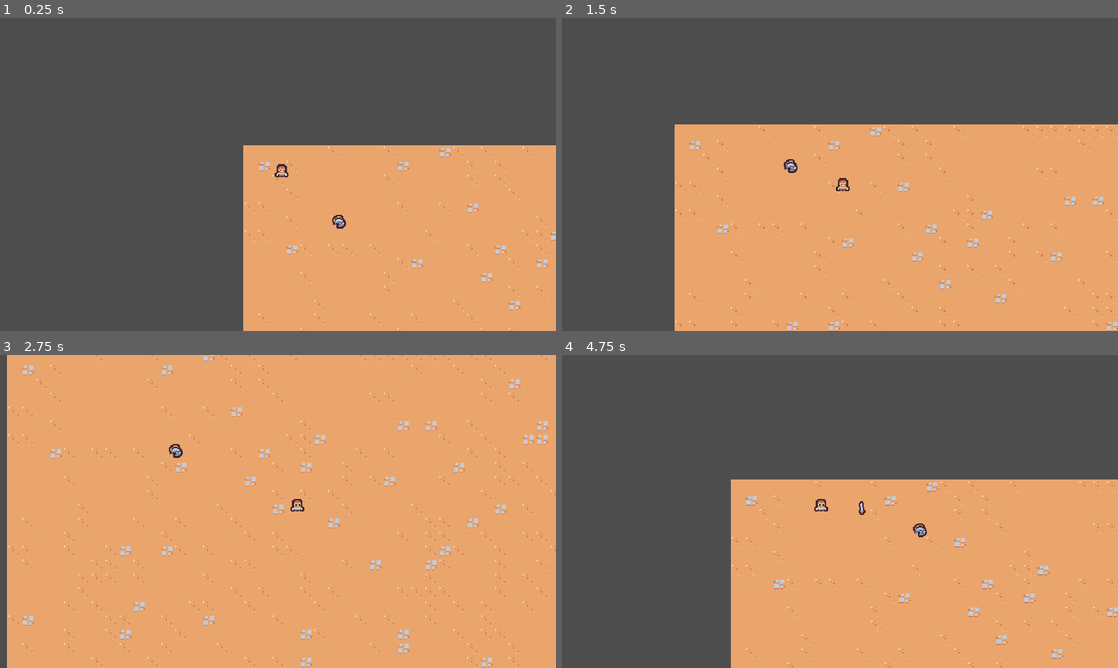
Above: before the commit, frames 1-4 (two rows, left to right).
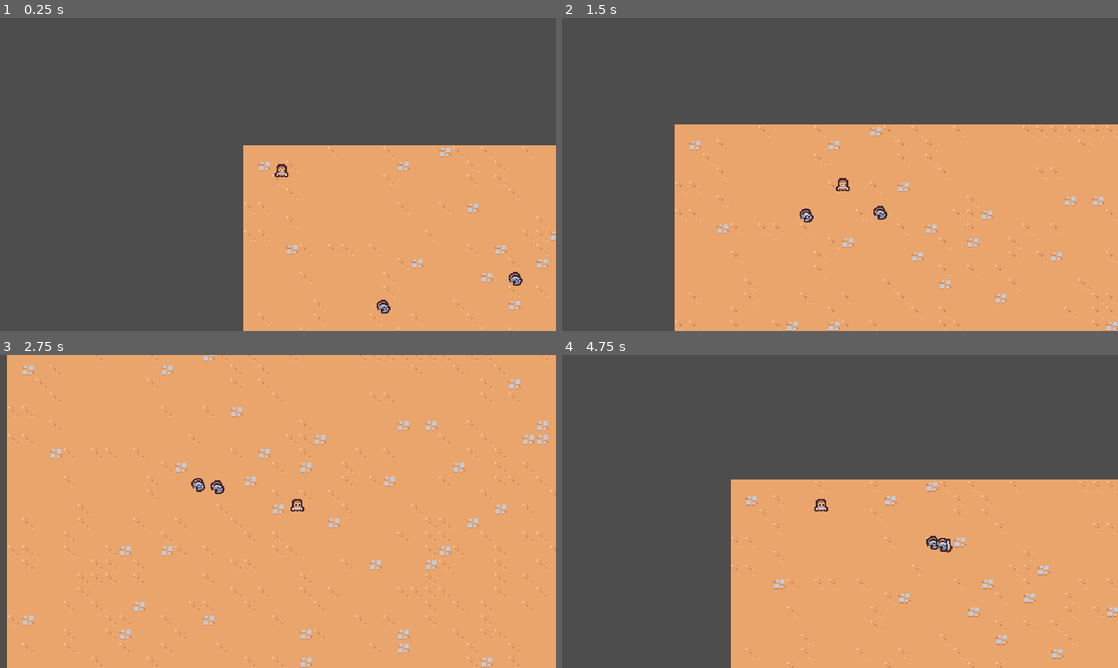
Above: after the commit, the same moments.

Repository: TinyTakinTeller/FirstGodotProject
Game: Godot game, scene res://scenes/main/main.tscn
Two runs of this game, one before a commit and one after it. Both use one fixed random seed, a clock stepped at 60 frames per second and the inputs below.
Inputs:
- Up to frame 1 (0.25 s): no input
- Up to frame 2 (1.5 s): hold Right (move_right) 0.53-1.28 s; hold Down (move_down) from 1.28 s (still down)
- Up to frame 3 (2.75 s): release Down (move_down) at 2.03 s; hold Right (move_right) from 2.03 s (still down)
- Up to frame 4 (4.75 s): release Right (move_right) at 2.78 s; hold Up (move_up) 2.78-3.53 s; hold Left (move_left) from 3.53 s (still down)

The runs differ from the first frame. In frame 1, 0.2% of the frame differs, in the area x 59-94%, y 62-95%; in frame 2, 0.2%; in frame 3, 0.2%; in frame 4, 0.3%, in the area x 53-71%, y 46-64%.

Commit message:
chapter 2.4 | sword spawner target closest enemy in range

Diff:
--- a/scenes/ability/sword_ability/sword_ability.tscn
+++ b/scenes/ability/sword_ability/sword_ability.tscn
@@ -1,6 +1,33 @@
 [gd_scene load_steps=5 format=3 uid="uid://rd76pobs5q3e"]
 
 [ext_resource type="Texture2D" uid="uid://dyg87i2ku8ptg" path="res://scenes/ability/sword_ability/tile_0104.png" id="1_06fxa"]
+
+[sub_resource type="Animation" id="Animation_ldes7"]
+length = 0.001
+tracks/0/type = "value"
+tracks/0/imported = false
+tracks/0/enabled = true
+tracks/0/path = NodePath("Sprite2D:rotation")
+tracks/0/interp = 1
+tracks/0/loop_wrap = true
+tracks/0/keys = {
+"times": PackedFloat32Array(0),
+"transitions": PackedFloat32Array(1),
+"update": 0,
+"values": [-0.00294249]
+}
+tracks/1/type = "value"
+tracks/1/imported = false
+tracks/1/enabled = true
+tracks/1/path = NodePath("Sprite2D:scale")
+tracks/1/interp = 1
+tracks/1/loop_wrap = true
+tracks/1/keys = {
+"times": PackedFloat32Array(0),
+"transitions": PackedFloat32Array(1),
+"update": 0,
+"values": [Vector2(1, 1)]
+}
 
 [sub_resource type="Animation" id="Animation_g4exv"]
 resource_name = "swing"
@@ -45,33 +72,6 @@
 }]
 }
 
-[sub_resource type="Animation" id="Animation_ldes7"]
-length = 0.001
-tracks/0/type = "value"
-tracks/0/imported = false
-tracks/0/enabled = true
-tracks/0/path = NodePath("Sprite2D:rotation")
-tracks/0/interp = 1
-tracks/0/loop_wrap = true
-tracks/0/keys = {
-"times": PackedFloat32Array(0),
-"transitions": PackedFloat32Array(1),
-"update": 0,
-"values": [-0.00294249]
-}
-tracks/1/type = "value"
-tracks/1/imported = false
-tracks/1/enabled = true
-tracks/1/path = NodePath("Sprite2D:scale")
-tracks/1/interp = 1
-tracks/1/loop_wrap = true
-tracks/1/keys = {
-"times": PackedFloat32Array(0),
-"transitions": PackedFloat32Array(1),
-"update": 0,
-"values": [Vector2(1, 1)]
-}
-
 [sub_resource type="AnimationLibrary" id="AnimationLibrary_bix1x"]
 _data = {
 "RESET": SubResource("Animation_ldes7"),
--- a/scenes/basic_enemy/basic_enemy.gd
+++ b/scenes/basic_enemy/basic_enemy.gd
@@ -9,7 +9,7 @@
 
 
 # Called every frame. 'delta' is the elapsed time since the previous frame.
-func _process(delta):
+func _process(_delta):
 	self.velocity = get_direction_to_player() * MAX_SPEED
 	self.move_and_slide()
 
--- a/scenes/basic_enemy/basic_enemy.tscn
+++ b/scenes/basic_enemy/basic_enemy.tscn
@@ -6,7 +6,7 @@
 [sub_resource type="CircleShape2D" id="CircleShape2D_lmybg"]
 radius = 5.0
 
-[node name="BasicEnemy" type="CharacterBody2D"]
+[node name="BasicEnemy" type="CharacterBody2D" groups=["enemy"]]
 collision_layer = 0
 script = ExtResource("1_evfld")
 
--- a/scenes/controller/sword_ability_controller/sword_ability_controller.gd
+++ b/scenes/controller/sword_ability_controller/sword_ability_controller.gd
@@ -1,6 +1,7 @@
 extends Node
 
 @export var sword_ability: PackedScene
+@export var ability_range: int
 
 
 # Called when the node enters the scene tree for the first time.
@@ -11,8 +12,35 @@
 func on_timer_timeout() -> void:
 	var player: Node2D = self.get_tree().get_first_node_in_group("player") as Node2D
 	if player == null:
-		return # should not happen
+		return
 
+	var target: Node2D = get_closest_enemy_in_ability_range(player)
+	if target == null:
+		return
+
+	spawn_sword_instance(target)
+
+
+func spawn_sword_instance(target: Node2D) -> void:
 	var sword_instance : Node2D = self.sword_ability.instantiate() as Node2D
-	sword_instance.global_position = player.global_position
-	player.get_parent().add_child(sword_instance)
+	sword_instance.global_position = target.global_position
+	target.get_parent().add_child(sword_instance)
+
+
+func get_closest_enemy_in_ability_range(target: Node2D) -> Node2D:
+	var enemies: Array[Node] = self.get_tree().get_nodes_in_group("enemy")
+	if enemies.size() == 0:
+		return null
+
+	enemies = enemies.filter(func(enemy: Node2D):
+		return enemy.global_position.distance_squared_to(target.global_position) < pow(ability_range, 2)
+	)
+	if enemies.size() == 0:
+		return null;
+
+	enemies.sort_custom(func(a: Node2D, b: Node2D) -> bool:
+		var distance_a: float = a.global_position.distance_squared_to(target.global_position)
+		var distance_b: float = b.global_position.distance_squared_to(target.global_position)
+		return distance_a < distance_b
+	)
+	return enemies[0] as Node2D
--- a/scenes/controller/sword_ability_controller/sword_ability_controller.tscn
+++ b/scenes/controller/sword_ability_controller/sword_ability_controller.tscn
@@ -6,6 +6,7 @@
 [node name="SwordAbilityController" type="Node"]
 script = ExtResource("1_56dxx")
 sword_ability = ExtResource("2_k65j0")
+ability_range = 150
 
 [node name="Timer" type="Timer" parent="."]
 wait_time = 1.5
--- a/scenes/main/main.tscn
+++ b/scenes/main/main.tscn
@@ -18,4 +18,7 @@
 position = Vector2(44, 37)
 
 [node name="BasicEnemy" parent="." instance=ExtResource("4_l1vbq")]
-position = Vector2(125, 99)
+position = Vector2(173, 201)
+
+[node name="BasicEnemy2" parent="." instance=ExtResource("4_l1vbq")]
+position = Vector2(331, 161)
--- a/scenes/player/player.gd
+++ b/scenes/player/player.gd
@@ -9,7 +9,7 @@
 
 
 # Called every frame. 'delta' is the elapsed time since the previous frame.
-func _process(delta):
+func _process(_delta):
 	self.velocity = get_direction() * MAX_SPEED
 	self.move_and_slide()
 
Not shown, changed: readme.md
